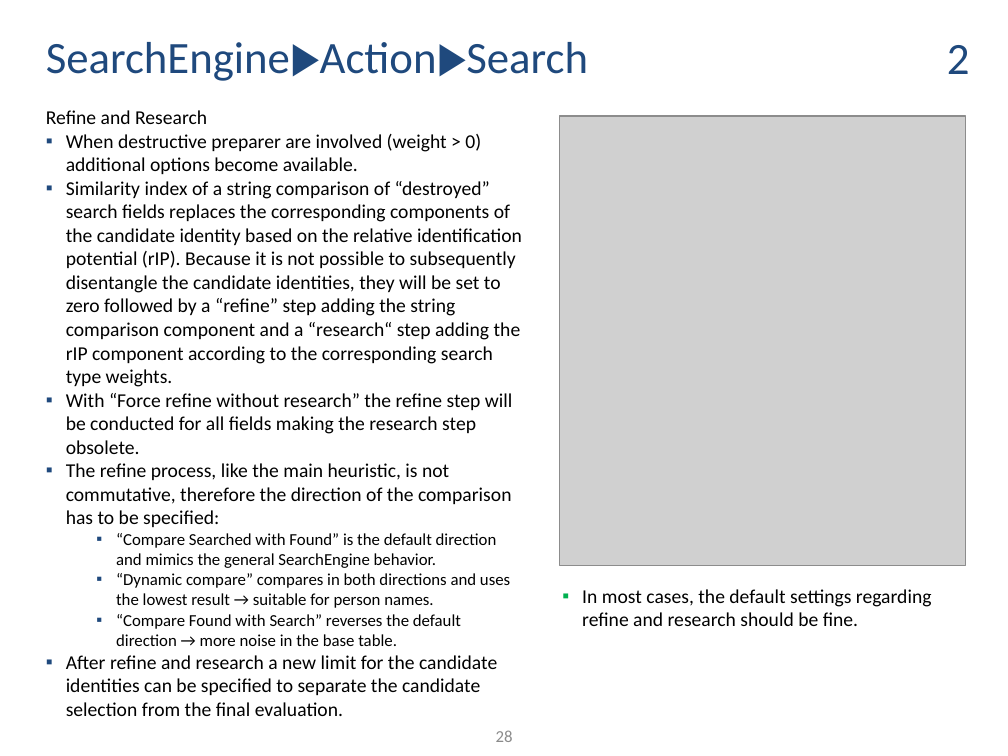
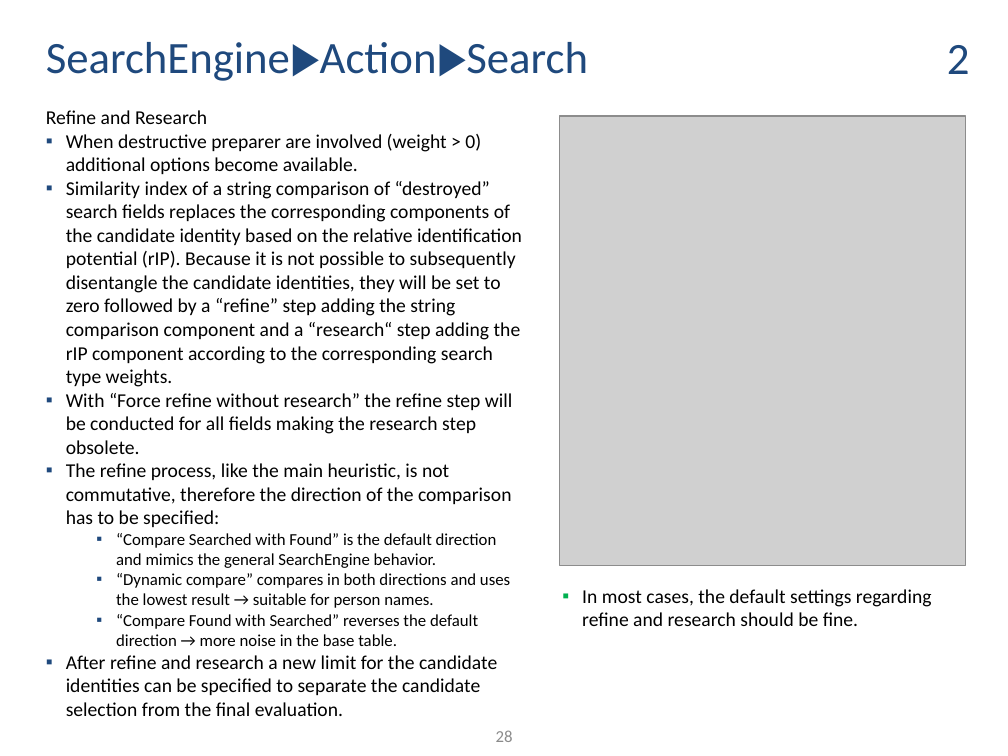
Before and after one commit to ThorstenDoherr/searchengine, a slide deck: slide 28 of doc/Manual.pptx. Drawn at 1008x756 pixels with LibreOffice and Linux fonts; fonts in the diff are those of the drawing; grey boxes stand for pictures. Boxes give left, top, right and bottom in pixels: in the first picture for what was removed or moved away, otherwise in the second. Text is boxed around its words. In the diff, an @@ line names an element or a change of style, - is before the commit and + after.

```diff
--- a/doc/Manual.pptx
+++ b/doc/Manual.pptx
@@ text at <box>116,614,478,646</box>: text changed @@
-    ▪ “Compare Found with Search” reverses the default direction → more noise in the base table.
+    ▪ “Compare Found with Searched” reverses the default direction → more noise in the base table.
```
Also in this commit, not shown: 8 other slides changed, 1 other file.
